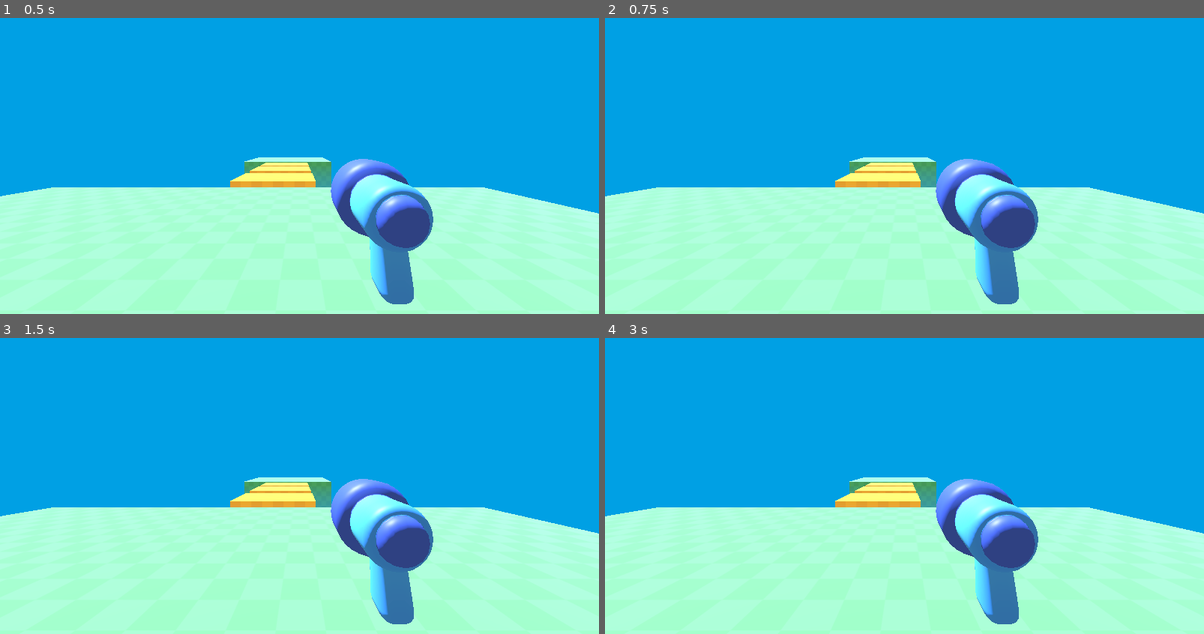
Above: before the commit, frames 1-4 (two rows, left to right).
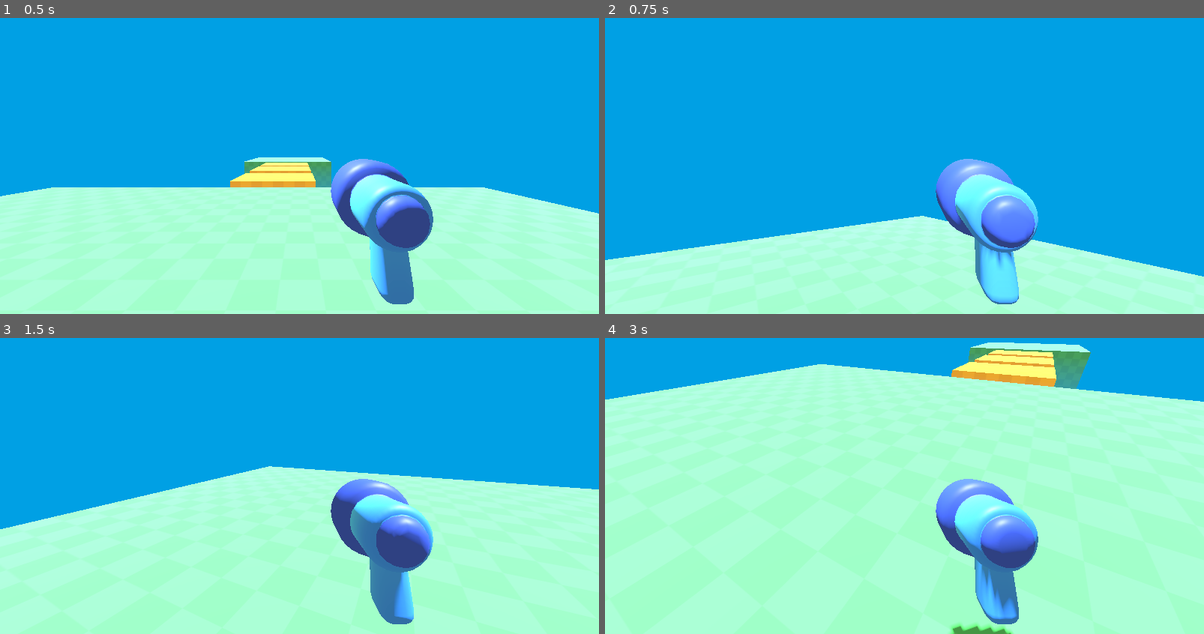
Above: after the commit, the same moments.

Repository: autrera/tutorial-fps-survivors-arena
Game: Godot game, scene res://level/temporary_level.tscn
Same seed, same stepped clock (60 frames per second), same inputs: the game is played once before the commit and once after it.
Inputs (mouse positions are in pixels of both pictures, inside the frame that each line leads up to):
- Up to frame 1 (0.5 s): no input
- Up to frame 2 (0.75 s): tap Enter at 0.5 s; move the mouse to (1036, 127) at 0.52 s
- Up to frame 3 (1.5 s): tap Space at 1.25 s; move the mouse to (179, 483) at 1.27 s
- Up to frame 4 (3 s): tap Enter at 2 s; move the mouse to (964, 391) at 2.02 s; tap Space at 2.75 s; move the mouse to (874, 533) at 2.77 s

Frame 1 is identical in both runs. In frame 2, 21% of the frame differs, in the area x 0-100%, y 47-97%; in frame 3, 11%; in frame 4, 49%, in the area x 0-100%, y 1-100%.

Commit message:
Move the view with the mouse

Diff:
--- /dev/null
+++ b/player.gd
@@ -0,0 +1,9 @@
+extends CharacterBody3D
+
+func _unhandled_input(event: InputEvent) -> void:
+	if event is InputEventMouseMotion:
+		rotation_degrees.y -= event.relative.x * 0.5
+		%Camera3D.rotation_degrees.x -= event.relative.y * 0.25
+		%Camera3D.rotation_degrees.x = clamp(
+			%Camera3D.rotation_degrees.x, -80.0, 80.0
+		)
--- a/player.tscn
+++ b/player.tscn
@@ -1,32 +1,20 @@
-[gd_scene load_steps=5 format=3 uid="uid://d0vxqnscejbjg"]
+[gd_scene load_steps=4 format=3 uid="uid://d0vxqnscejbjg"]
 
 [ext_resource type="PackedScene" uid="uid://crfyc4hc3x4at" path="res://player/simple_gun/gun_model.glb" id="1_4flbx"]
+[ext_resource type="Script" uid="uid://corrr0lo432yj" path="res://player.gd" id="1_onrkg"]
 
 [sub_resource type="CapsuleShape3D" id="CapsuleShape3D_sh265"]
 
-[sub_resource type="CapsuleMesh" id="CapsuleMesh_sh265"]
-
-[sub_resource type="BoxMesh" id="BoxMesh_sh265"]
-size = Vector3(0.1, 0.1, 1)
-
-[node name="CharacterBody3D" type="CharacterBody3D"]
+[node name="Player" type="CharacterBody3D"]
+script = ExtResource("1_onrkg")
 
 [node name="CollisionShape3D" type="CollisionShape3D" parent="."]
 transform = Transform3D(1, 0, 0, 0, 1, 0, 0, 0, 1, 0, 1, 0)
 shape = SubResource("CapsuleShape3D_sh265")
 
 [node name="Camera3D" type="Camera3D" parent="."]
+unique_name_in_owner = true
 transform = Transform3D(1, 0, 0, 0, 1, 0, 0, 0, 1, 0, 1.64347, 0)
 
 [node name="gun_model" parent="Camera3D" instance=ExtResource("1_4flbx")]
 transform = Transform3D(-0.634645, 0, 0.0161644, 0, 0.634851, 0, -0.0161644, 0, -0.634645, 0.376598, -0.28856, -1.01606)
-
-[node name="MeshInstance3D" type="MeshInstance3D" parent="."]
-transform = Transform3D(1, 0, 0, 0, 1, 0, 0, 0, 1, 0, 1, 0)
-visible = false
-mesh = SubResource("CapsuleMesh_sh265")
-
-[node name="MeshInstance3D2" type="MeshInstance3D" parent="."]
-transform = Transform3D(1, 0, 0, 0, 1, 0, 0, 0, 1, 0, 1.71554, -0.493632)
-visible = false
-mesh = SubResource("BoxMesh_sh265")
Not shown, added: player.gd.uid
